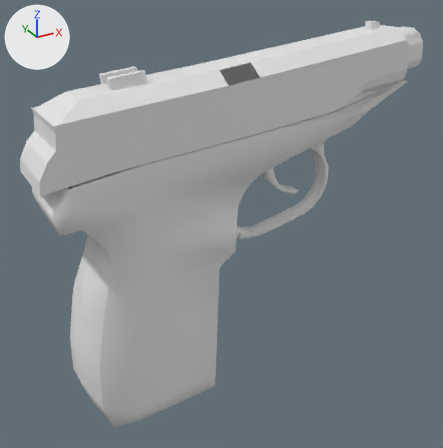
A saved change to the OBJ model Vertex_Animation_Compiler/Assets/Makarov_Pistol_Shoot73.obj.
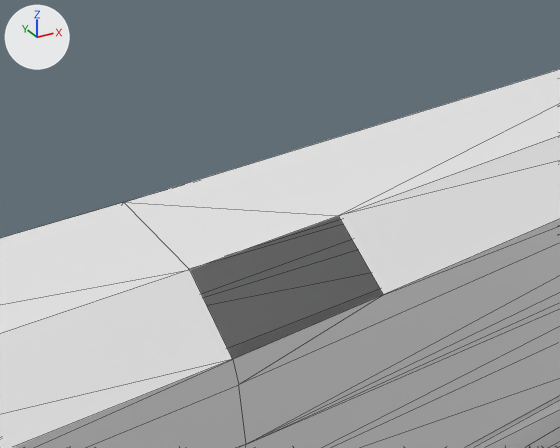
There are two pictures of each version: one whole from a 50 mm camera at (0.2767, -0.277, 0.0104) aimed at (0.3773, -0.0942, -0.081), one close up from a 50 mm camera at (0.354, -0.1474, 0.0005) aimed at (0.3785, -0.1028, -0.0218). The axes (+X, +Y, +Z) are drawn at upper left. The lights are the same throughout. The close-ups show mesh edges as thin lines. Where no turn or scale is listed for an object, it has been applied to the vertices.

The first close-up shows 'Rest_of_the_gun_Sphere', 'Top_Slider_Sphere.001'.
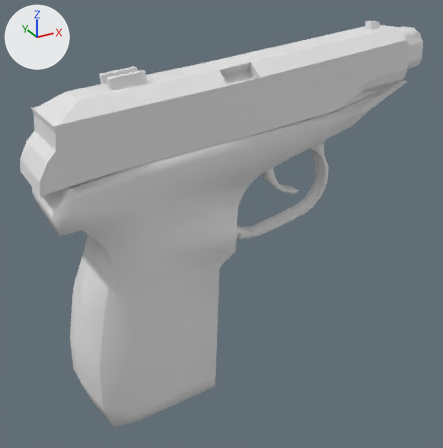
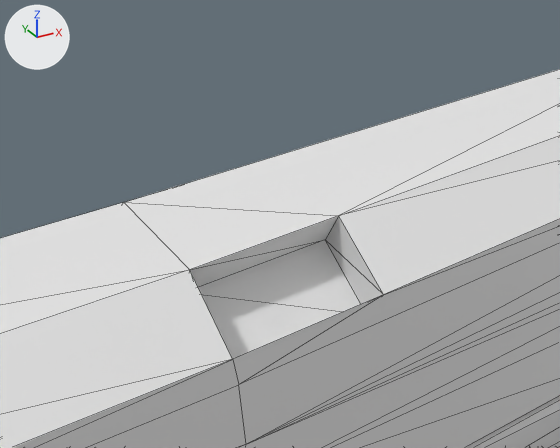
Diff of the bpy script that builds the scene:
```diff
--- a/Vertex_Animation_Compiler/Assets/Makarov_Pistol_Shoot73.obj.py
+++ b/Vertex_Animation_Compiler/Assets/Makarov_Pistol_Shoot73.obj.py
@@ me_top_slider_sphere_001 @@
 me_top_slider_sphere_001.from_pydata(...)  # 127 vertices, 227 faces; spans x 0.3101..0.4482, y -0.1097..-0.0844, z -0.0524..-0.0118
 # used by ob_top_slider_sphere_001; location = (0.0, 0.0, 0.0)
 # verts and faces of me_top_slider_sphere_001; kept vertices keep their numbers, new ones are numbered from 127
 # before: 65 (0.383, -0.1095, -0.0255) at pixel (383, 294), 68 (0.3713, -0.1097, -0.0269) at pixel (232, 359), 76 (0.3825, -0.1042, -0.0214) at pixel (338, 215), 77 (0.3709, -0.1043, -0.0229) at pixel (189, 269)
+# me_top_slider_sphere_001 part 1
+verts[127] = (0.3833, -0.1072, -0.0283)
+verts[128] = (0.3717, -0.1074, -0.0298)
+verts[129] = (0.3829, -0.102, -0.0243)  # pixel (325, 239)
+verts[130] = (0.3712, -0.1021, -0.0257)
+faces += [(65, 128, 68), (127, 129, 130), (76, 77, 129), (65, 129, 127), (77, 128, 130), (65, 127, 128)]
+faces += [(127, 130, 128), (77, 130, 129), (65, 76, 129), (68, 128, 77)]
```

Pixel boxes (x1, y1, x2, y2) of what changed, in the close-ups (560 x 448 px):
part 1 of me_top_slider_sphere_001, added
    after: (190, 216, 383, 359)
